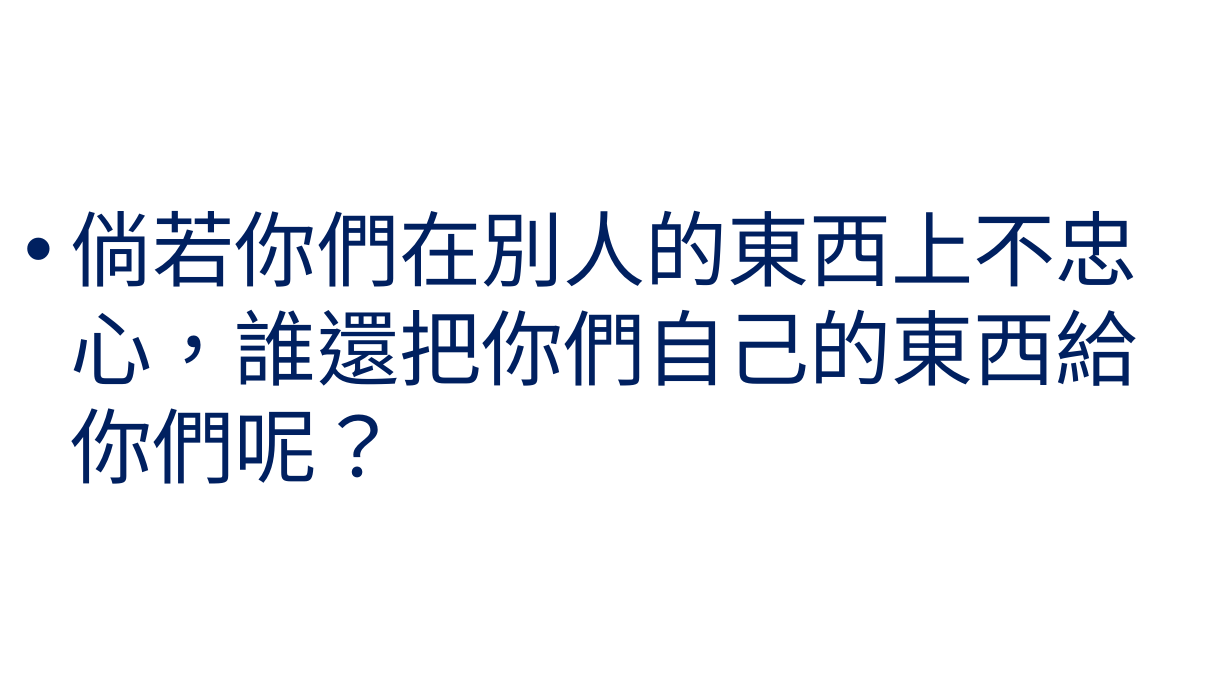
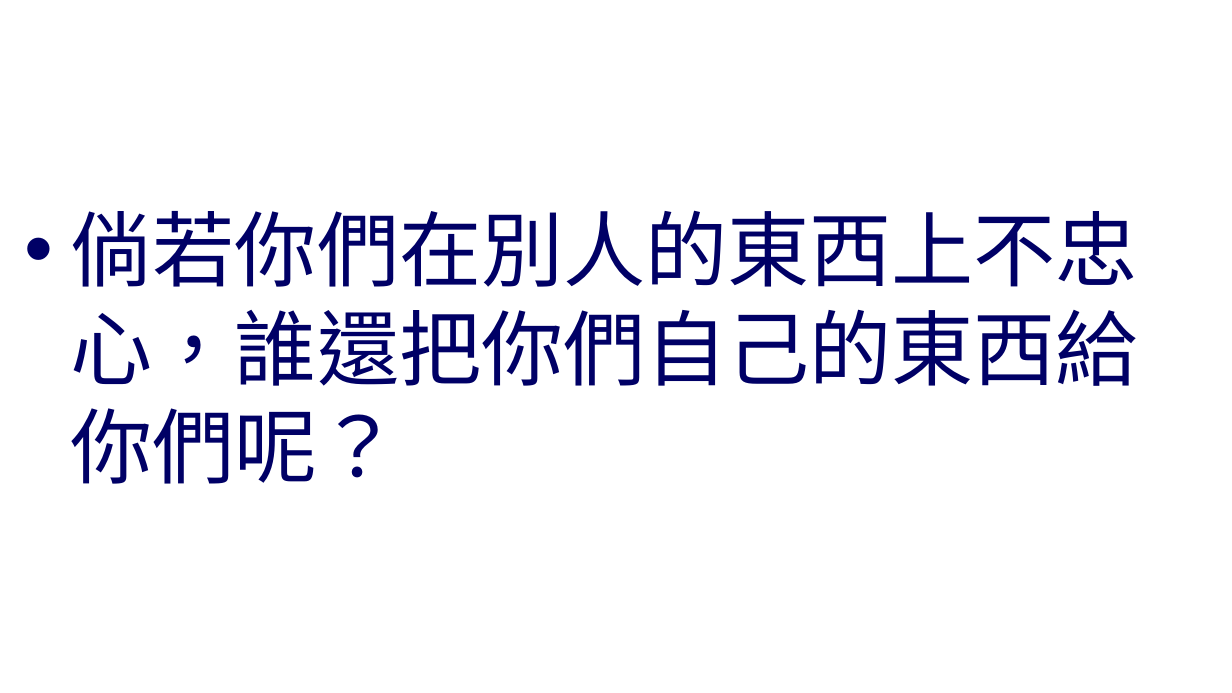
Before and after one commit to batisuoc/worship-resources, a slide deck: slide 5 of 54忠心到底.pptx. Drawn at 1232x693 pixels with LibreOffice and Linux fonts; fonts in the diff are those of the drawing; background and template pictures are left out. Boxes give left, top, right and bottom in pixels: in the first picture for what was removed or moved away, otherwise in the second. Text is boxed around its words. In the diff, an @@ line names an element or a change of style, - is before the commit and + after.

```diff
--- a/54忠心到底.pptx
+++ b/54忠心到底.pptx
@@ text "倘若你們在別人的東西上不忠心，誰還把你們自己的東西給你們呢？" at bbox=[71, 210, 1138, 484]: text colour #002060 to #000066 @@
```
Also in this commit, not shown: 6 other slides changed.
